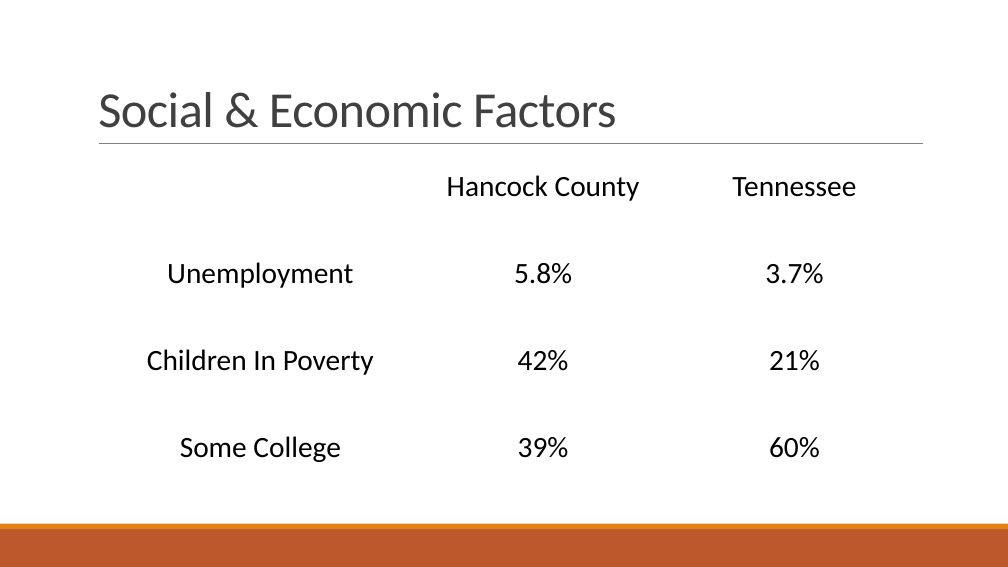
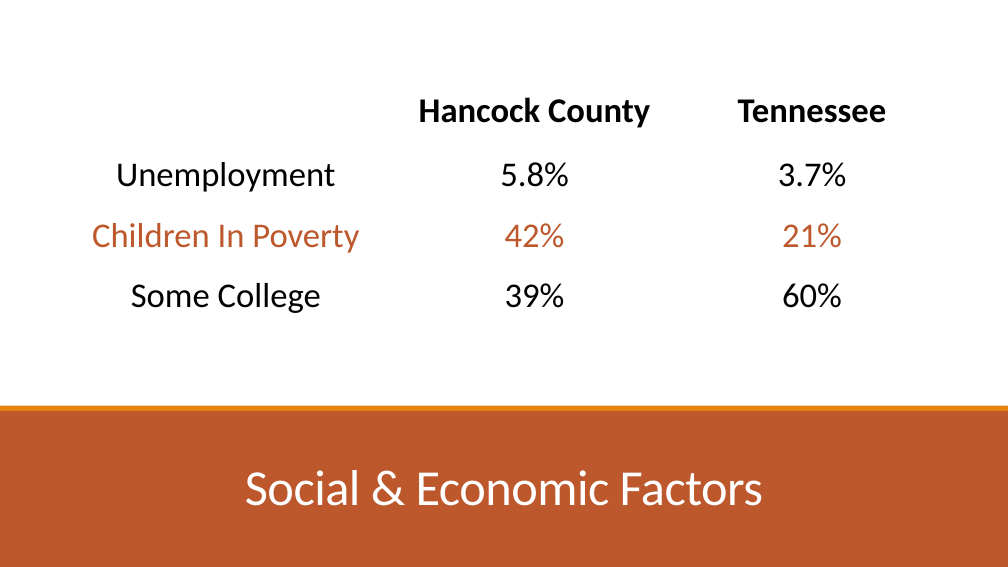
Before and after one commit to bryanclanton/TennCare-Enrollment-Analysis, a slide deck: slide 14 of Impacts to TennCare.pptx (slide 13 before the commit). Drawn at 1008x567 pixels with LibreOffice and Linux fonts; fonts in the diff are those of the drawing. Boxes give left, top, right and bottom in pixels: in the first picture for what was removed or moved away, otherwise in the second. Text is boxed around its words. In the diff, an @@ line names an element or a change of style, - is before the commit and + after.

```diff
--- a/Impacts to TennCare.pptx
+++ b/Impacts to TennCare.pptx
@@ rectangle added at [0, 0, 1008, 567], fill #FFFFFF @@
@@ table at [50, 57, 957, 317] @@
@@ size 28 to 33 pt @@
@@ bold on in "Hancock County", "Tennessee" @@
@@ text colour #000000 to #BD582C in "Children In Poverty", "42%", "21%" @@
@@ table: place and size @@
-table at [101, 118, 923, 466]
+table at [50, 57, 957, 317]
@@ line removed from (99, 144) to (923, 144) @@
@@ rectangle added at [0, 410, 1008, 567], fill #BD582C @@
@@ rectangle added at [0, 406, 1008, 411], fill #E48312 @@
@@ title "Social & Economic Factors": place and size @@
-title "Social & Economic Factors" at [98, 92, 616, 128]
+title "Social & Economic Factors" at [245, 470, 763, 506]
@@ title "Social & Economic Factors" at [245, 470, 763, 506]: text colour #404040 to #FFFFFF; alignment left to centre @@
```
Also in this commit, not shown: 11 other slides changed, 3 slides added, 1 slide removed, 1 other file.
